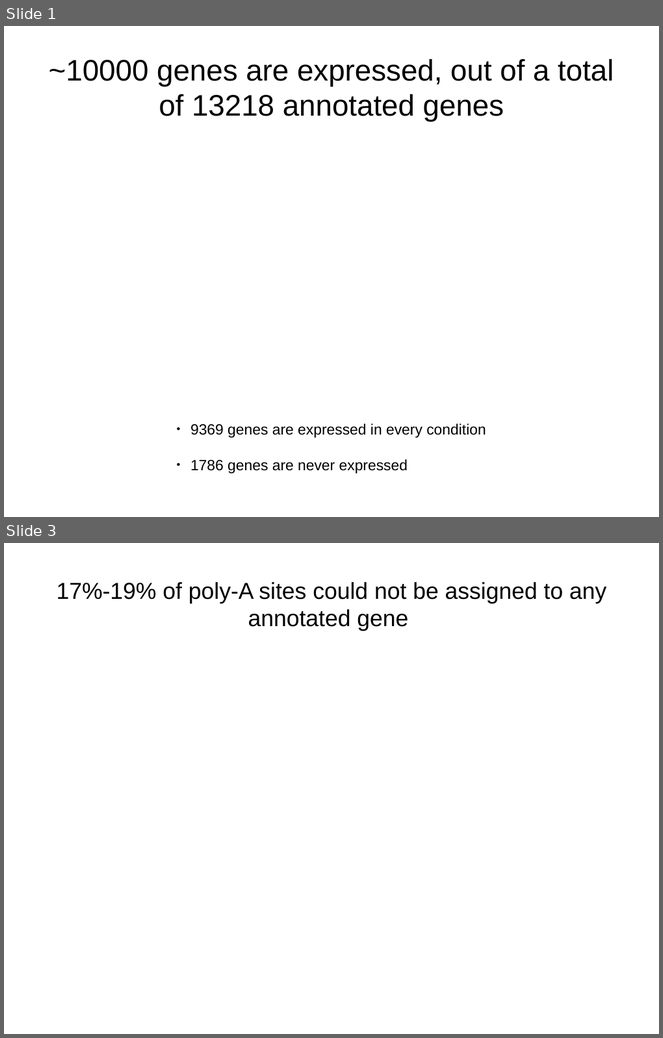
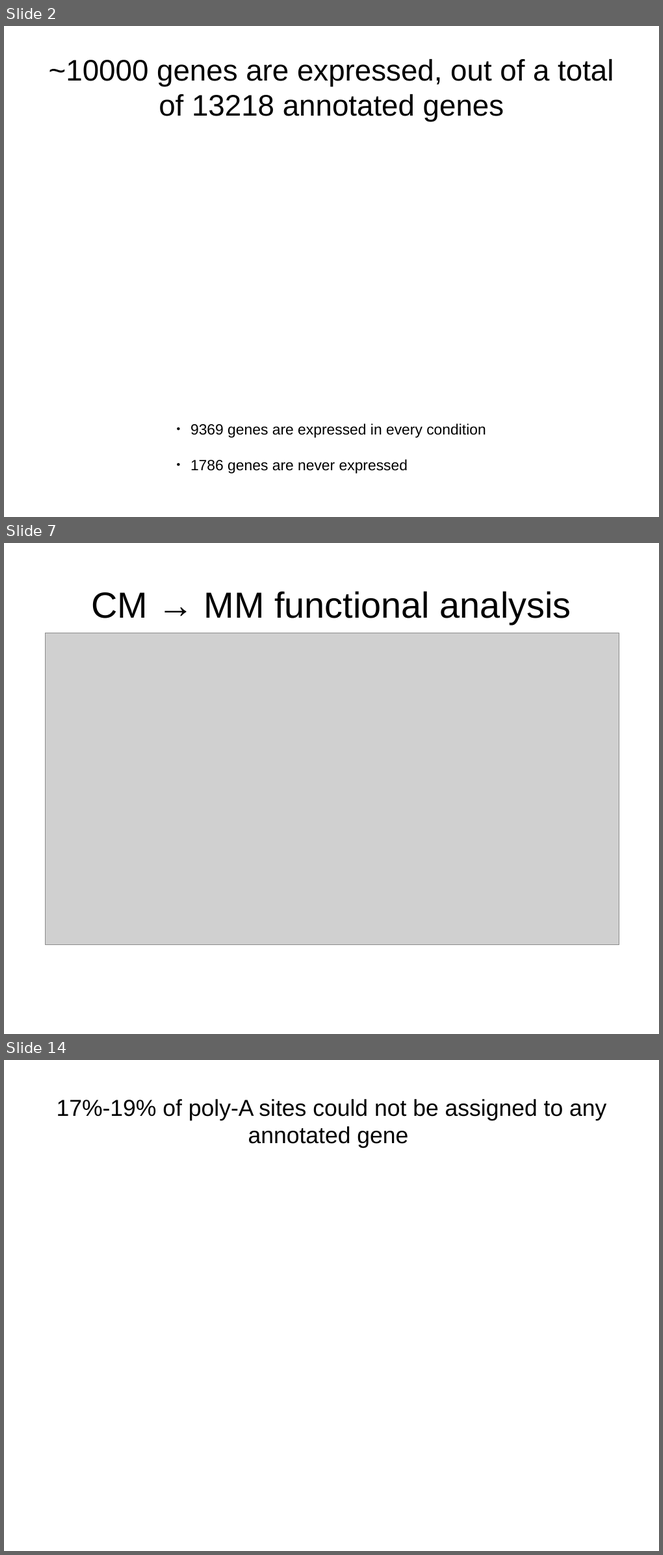
Before and after one commit to wilkinsonlab/m-oryzae-polya, a slide deck: oryzae_data.odp. Shown one above the other, each under a label of ours: slides 1 and 3 before the commit, slides 2, 7 and 14 after it; the slides between them are not shown. The pictures are 663x1038 and 663x1555 pixels, drawn with LibreOffice and Linux fonts; fonts in the diff are those of the drawing; grey boxes stand for pictures. Boxes give left, top, right and bottom in pixels: in the first picture for what was removed or moved away, otherwise in the second. Text is boxed around its words. In the diff, an @@ line names an element or a change of style, - is before the commit and + after.

```diff
--- a/oryzae_data.odp
+++ b/oryzae_data.odp
@@ slide 7 added at (4,543,659,1034), background #FFFFFF @@
@@ title added at (91,591,571,624), 44 pt, text #000000 @@
+CM → MM functional analysis
@@ picture added at (46,633,620,945) @@
@@ what was slide 1 is now slide 2 @@
@@ what was slide 3 is now slide 14 @@
```
Also in this commit, not shown: 15 slides changed, 10 other slides added, 1 slide removed, 2 other files.
